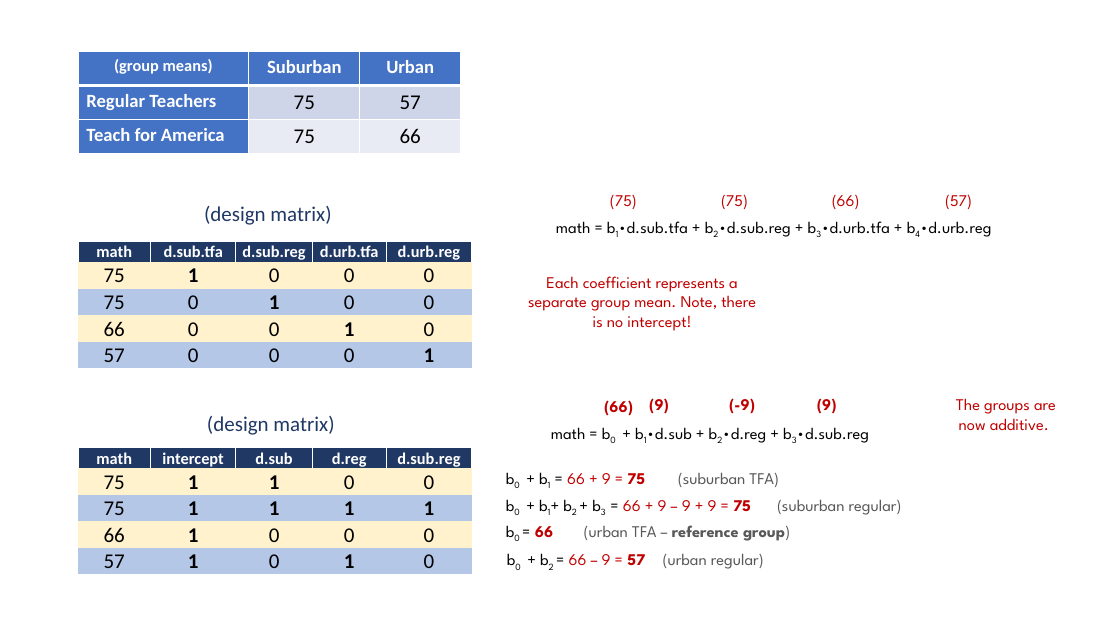
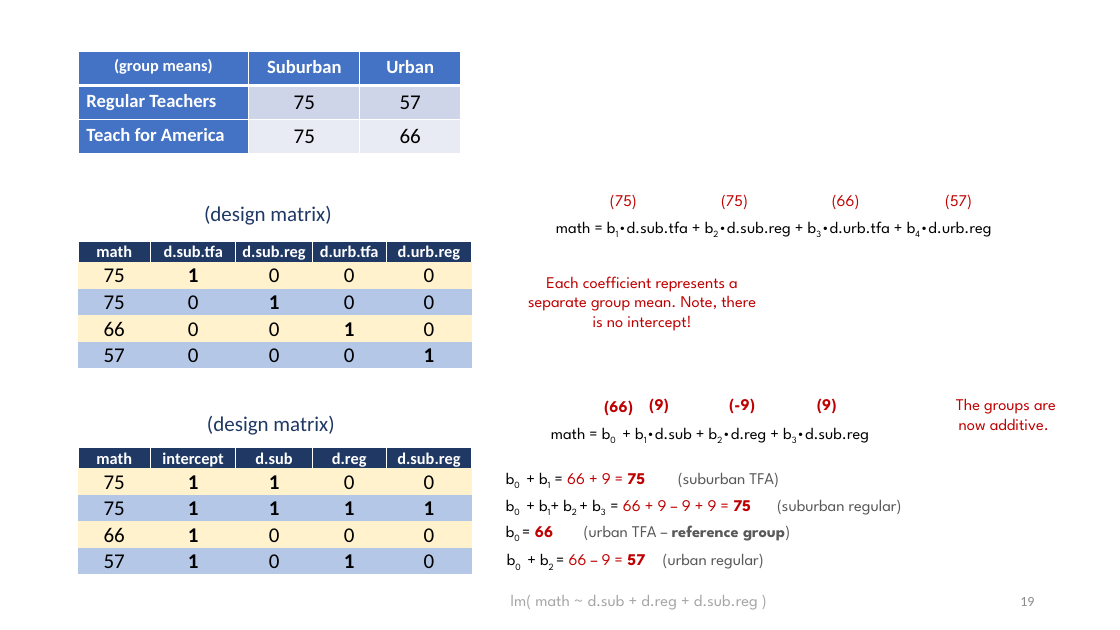
Before and after one commit to Watts-College/cpp-523-fall-2021, a slide deck: slide 19 of lectures/hypotheses-tests-with-dummy-variables.pptx (slide 17 before the commit). Drawn at 1120x630 pixels with LibreOffice and Linux fonts; fonts in the diff are those of the drawing. Boxes give left, top, right and bottom in pixels: in the first picture for what was removed or moved away, otherwise in the second. Text is boxed around its words. In the diff, an @@ line names an element or a change of style, - is before the commit and + after.

```diff
--- a/lectures/hypotheses-tests-with-dummy-variables.pptx
+++ b/lectures/hypotheses-tests-with-dummy-variables.pptx
@@ text added at [511, 595, 758, 610], 14 pt, text #A6A6A6 @@
+lm( math ~ d.sub + d.reg + d.sub.reg )
@@ page number added at [1020, 597, 1034, 606], 12 pt, text #8C8C8C @@
+19
```
Also in this commit, not shown: 31 other slides changed, 3 slides added, 1 other file.
